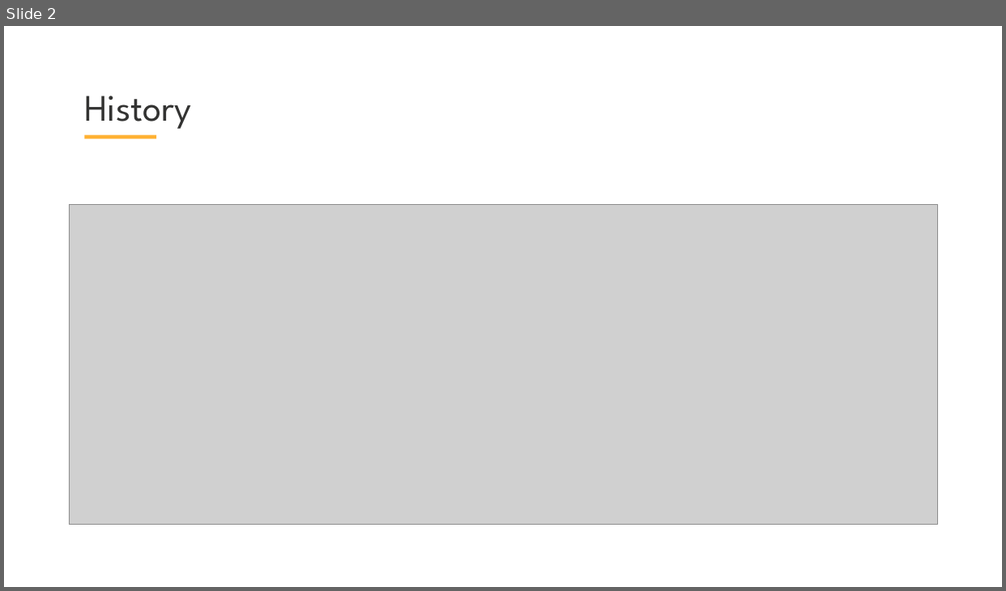
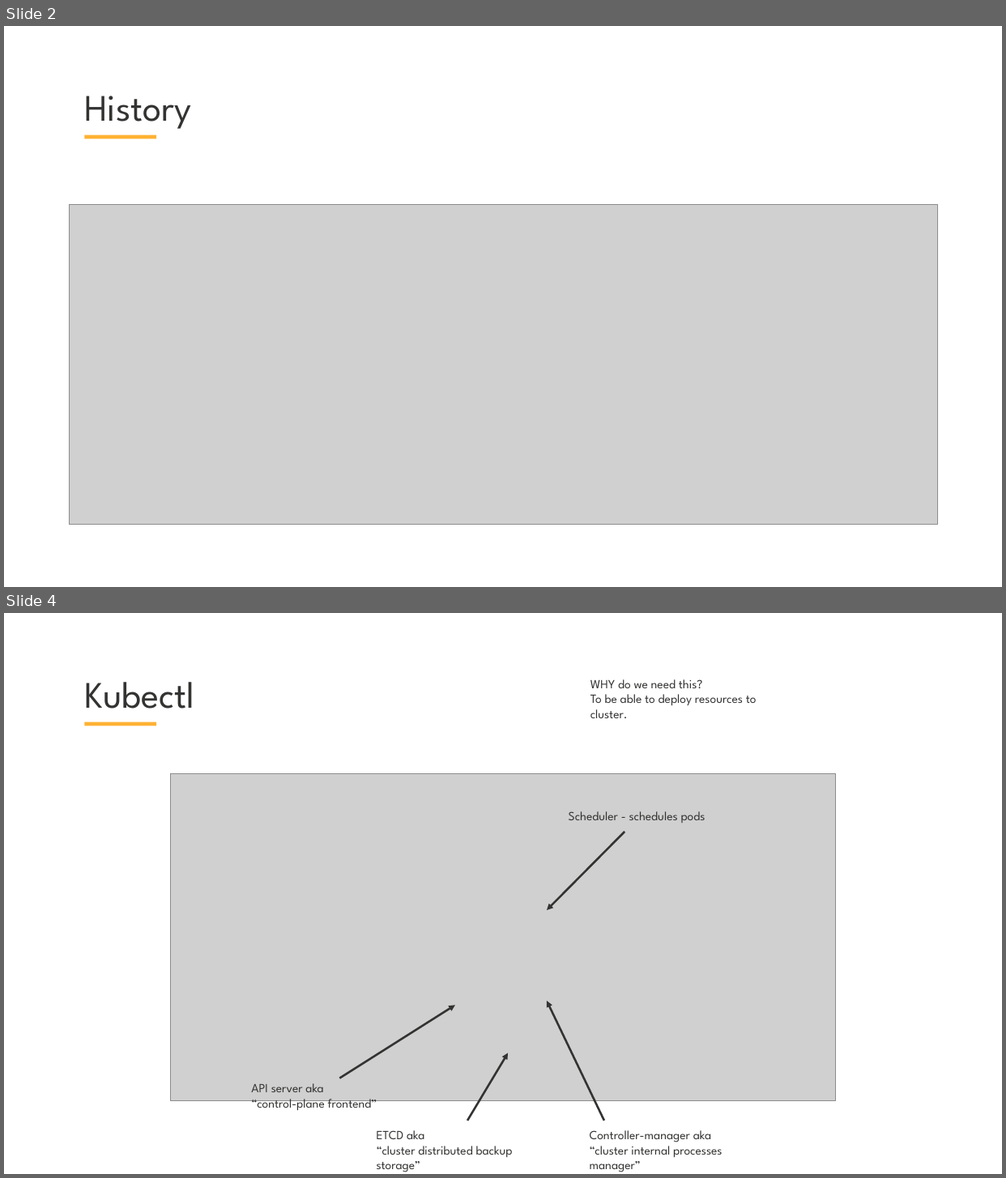
Before and after one commit to skabrits/DevOps-Workshop, a slide deck: Part I/Workshop-I.pptx. Shown one above the other, each under a label of ours: slide 2 before the commit, slides 2 and 4 after it; the slides between them are not shown. The pictures are 1006x591 and 1006x1178 pixels, drawn with LibreOffice and Linux fonts; fonts in the diff are those of the drawing; grey boxes stand for pictures; background and template pictures are left out. Boxes give left, top, right and bottom in pixels: in the first picture for what was removed or moved away, otherwise in the second. Text is boxed around its words. In the diff, an @@ line names an element or a change of style, - is before the commit and + after.

```diff
--- a/Part I/Workshop-I.pptx
+++ b/Part I/Workshop-I.pptx
@@ slide 4 added at [4,613,1002,1174], background #FFFFFF; not listed: 1 template element that a slide beside it also shows @@
@@ title added at [84,682,194,709], 54 pt, text #333332 @@
+Kubectl
@@ text added at [590,679,756,718], 18 pt, text #333332 @@
+WHY do we need this?
+To be able to deploy resources to cluster.
@@ picture added at [171,773,836,1101] @@
@@ text added at [569,811,705,823], 18 pt, text #333332 @@
+Scheduler - schedules pods
@@ arrow added from (624, 832) to (547, 910), #333332 3 pt @@
@@ arrow added from (604, 1121) to (547, 1001), #333332 3 pt @@
@@ arrow added from (340, 1079) to (455, 1005), #333332 3 pt @@
@@ arrow added from (467, 1121) to (508, 1053), #333332 3 pt @@
@@ text added at [251,1084,377,1110], 18 pt, text #333332 @@
+API server aka
+“control-plane frontend”
@@ text added at [377,1131,513,1173], 18 pt, text #333332 @@
+ETCD aka
+“cluster distributed backup storage”
@@ text added at [590,1131,722,1173], 18 pt, text #333332 @@
+Controller-manager aka
+“cluster internal processes manager”
```
Also in this commit, not shown: 2 slides changed, 7 other slides added, 6 slides removed, 2 other files.
